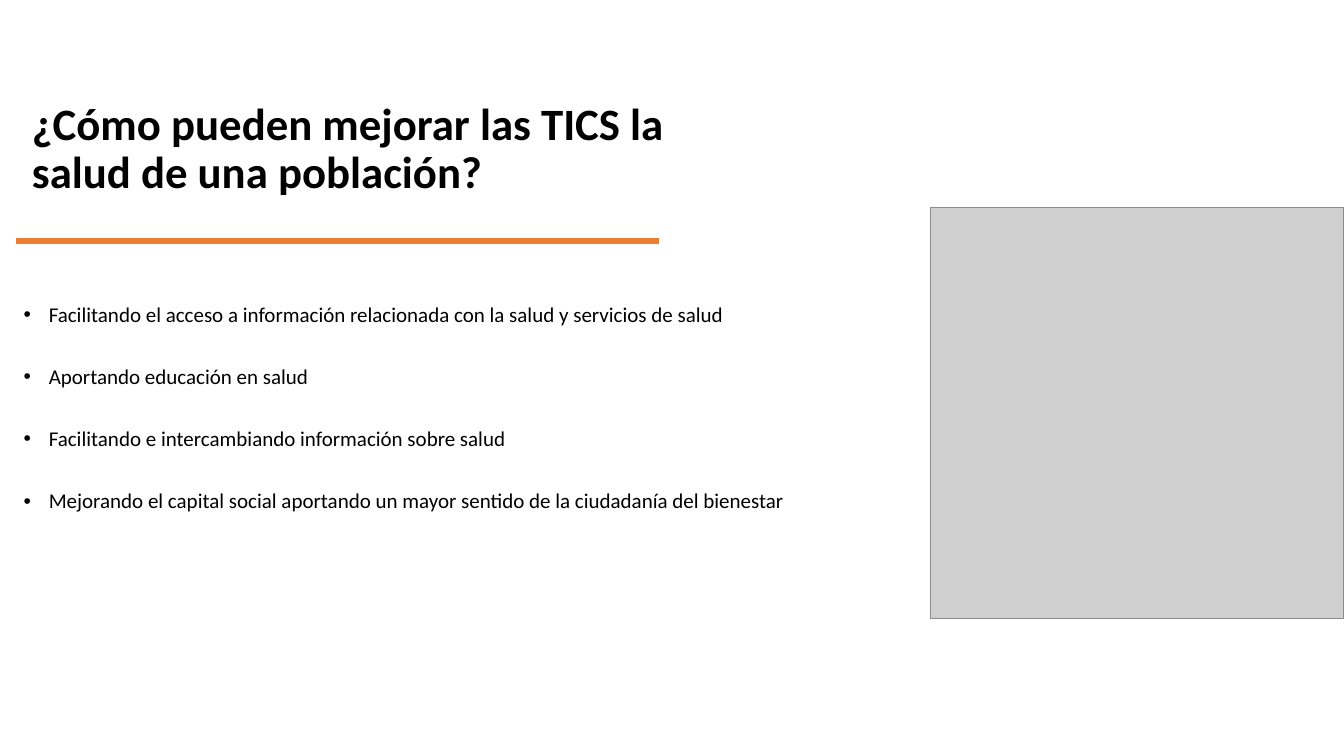
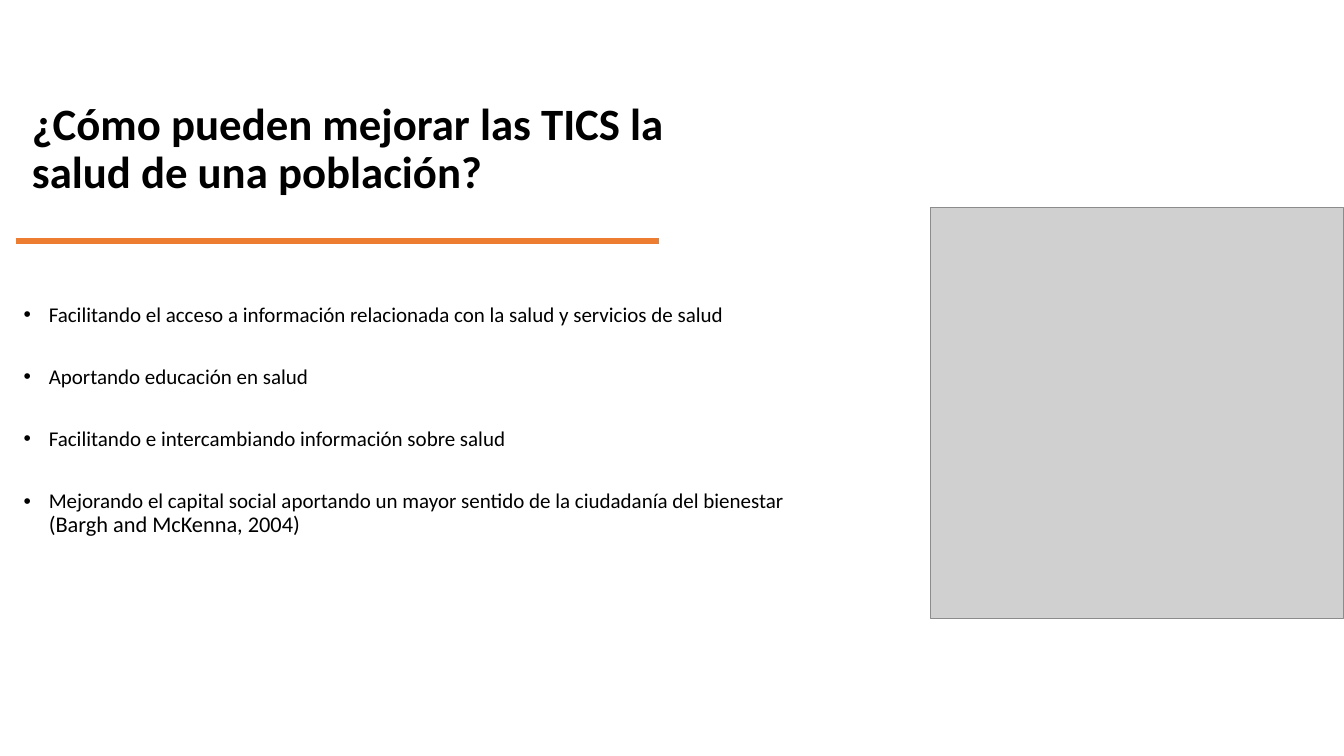
Before and after one commit to GinaGarridoCasas/Gina, a slide deck: slide 3 of TICS_SALUD_EDA/Documentation/Presentacion_EDA.pptx (slide 2 before the commit). Drawn at 1344x756 pixels with LibreOffice and Linux fonts; fonts in the diff are those of the drawing; grey boxes stand for pictures. Boxes give left, top, right and bottom in pixels: in the first picture for what was removed or moved away, otherwise in the second. Text is boxed around its words. In the diff, an @@ line names an element or a change of style, - is before the commit and + after.

```diff
--- a/TICS_SALUD_EDA/Documentation/Presentacion_EDA.pptx
+++ b/TICS_SALUD_EDA/Documentation/Presentacion_EDA.pptx
@@ text at box(49, 493, 783, 536): text changed @@
-• Mejorando el capital social aportando un mayor sentido de la ciudadanía del bienestar
+• Mejorando el capital social aportando un mayor sentido de la ciudadanía del bienestar (Bargh and McKenna, 2004)
```
Also in this commit, not shown: 9 other slides changed, 5 slides added, 35 other files.
